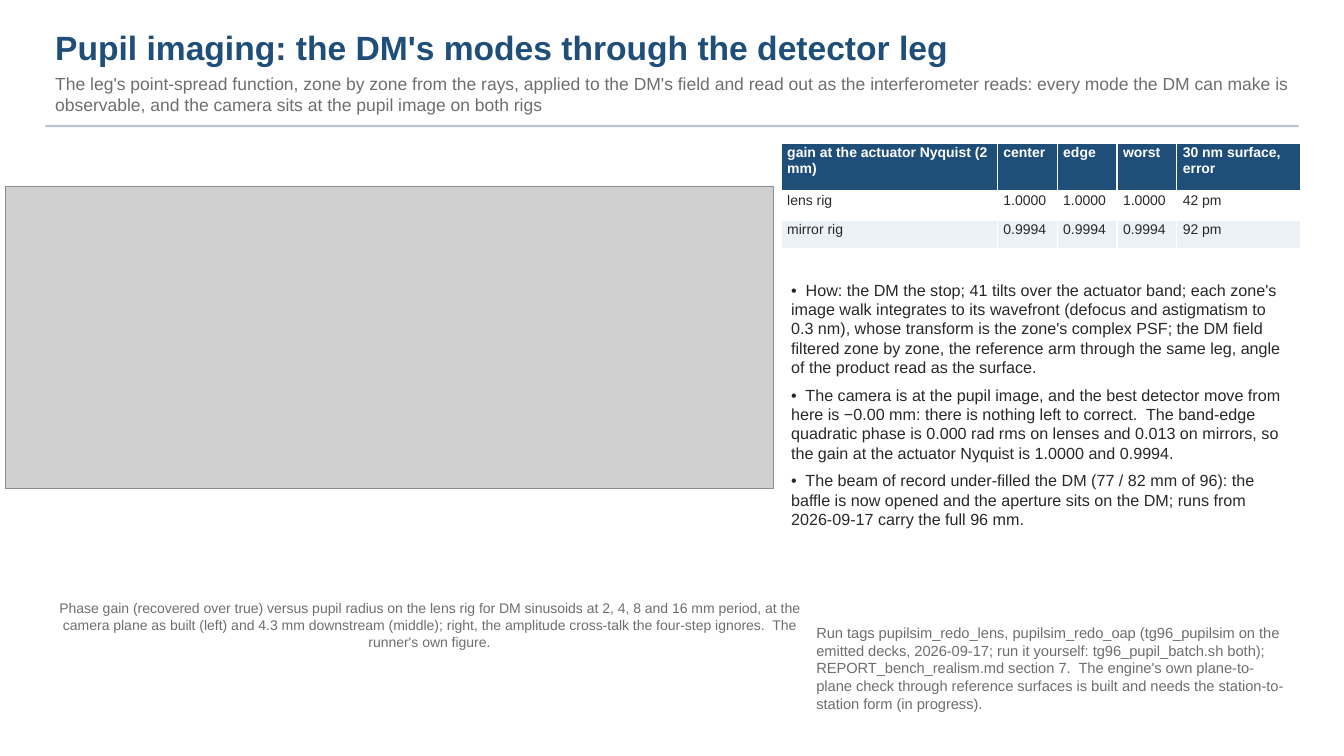
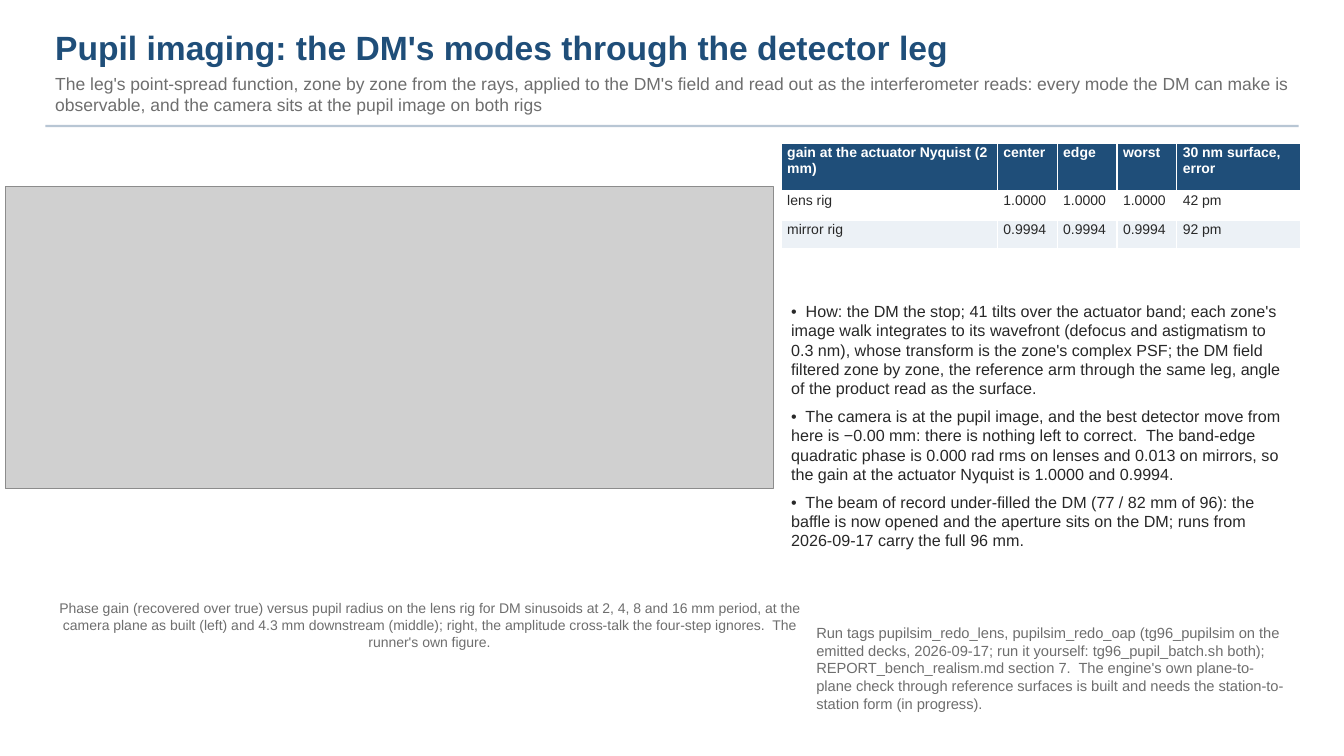
Before and after one commit to nasa-jpl/macos, a slide deck: slide 16 of demo_session/deck_gauges.pptx. Drawn at 1344x756 pixels with LibreOffice and Linux fonts; fonts in the diff are those of the drawing; grey boxes stand for pictures. Boxes give left, top, right and bottom in pixels: in the first picture for what was removed or moved away, otherwise in the second. Text is boxed around its words. In the diff, an @@ line names an element or a change of style, - is before the commit and + after.

```diff
--- a/demo_session/deck_gauges.pptx
+++ b/demo_session/deck_gauges.pptx
@@ text "• How: the DM the ...": place and size @@
-text "• How: the DM the ..." at (791,284,1280,529)
+text "• How: the DM the ..." at (791,305,1280,550)
```
Also in this commit, not shown: 1 other slide changed, 3 other files.
